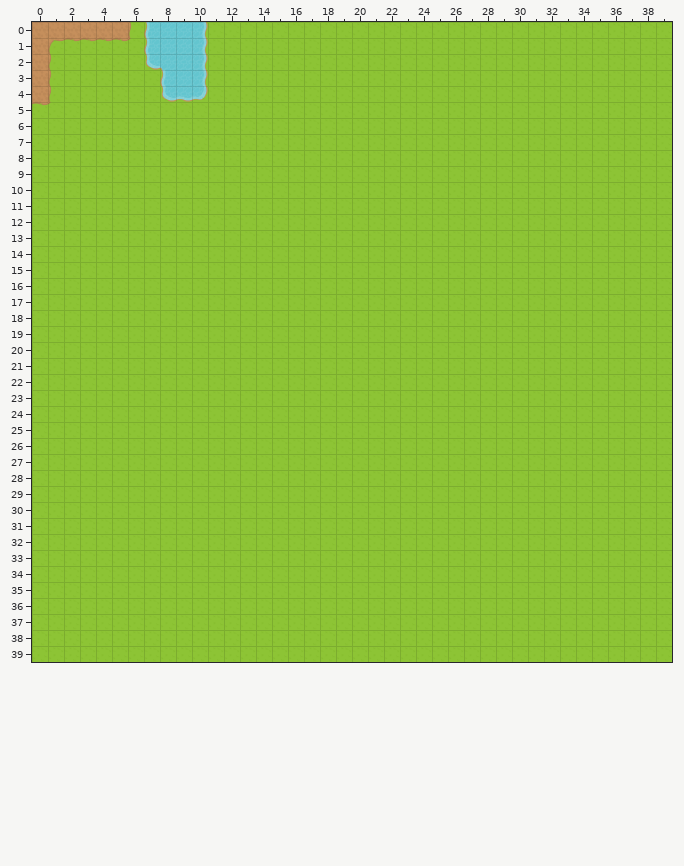
Tiled map (JSON) -- assets/maps/default.json. The first picture shows the starting point.
Cells are 64x64 px. Shown: x 0..39, y 0..39.
Now the later version:
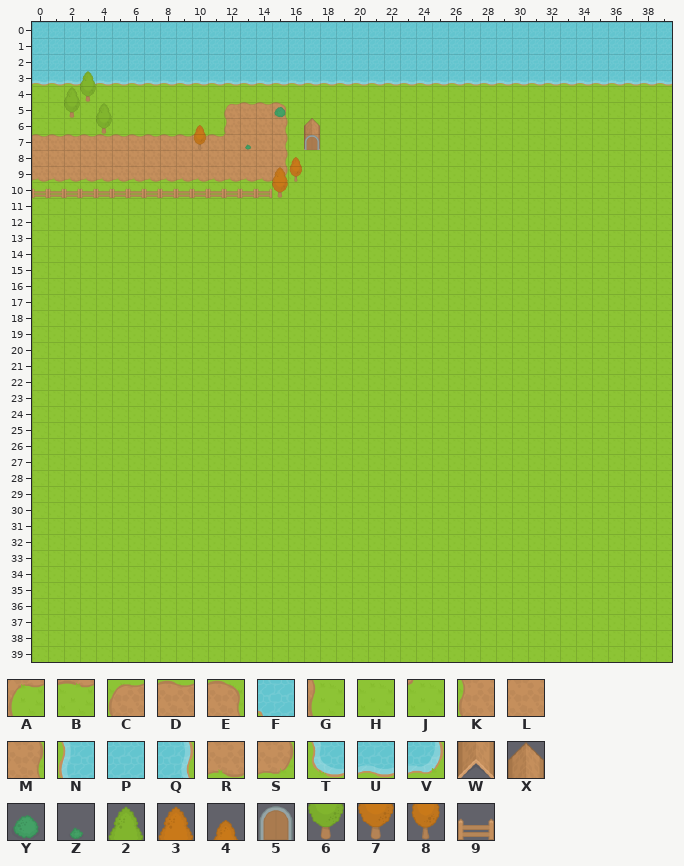
Key: from "tiles": A 0, B 1, C 5, D 6, E 7, F 14, G 20, H 21, J 24, K 25, L 26, M 27, N 30, P 31, Q 32, R 46, S 47, T 50, U 51, V 52, W 124, X 126, Y 184, Z 185, 2 200, 3 202, 4 203, 5 219, 6 220, 7 222, 8 223, 9 246.
_ is an empty cell.
Tiles of an added or newly shown layer are drawn over the layers below it.
Change:
Layer "terrain":
y 0: x 0..7 LLLLLLGN -> PPPPPPPP; x 10..39 QHHHHHHHHHHHHHHHHHHHHHHHHHHHHH -> PPPPPPPPPPPPPPPPPPPPPPPPPPPPPP
y 1: x 0..7 LABBBBJN -> PPPPPPPP; x 10..39 QHHHHHHHHHHHHHHHHHHHHHHHHHHHHH -> PPPPPPPPPPPPPPPPPPPPPPPPPPPPPP
y 2: x 0..8 LGHHHHHTF -> PPPPPPPPP; x 10..39 QHHHHHHHHHHHHHHHHHHHHHHHHHHHHH -> PPPPPPPPPPPPPPPPPPPPPPPPPPPPPP
y 3: x 0..39 LGHHHHHHNPQHHHHHHHHHHHHHHHHHHHHHHHHHHHHH -> UUUUUUUUUUUUUUUUUUUUUUUUUUUUUUUUUUUUUUUU
y 4: x 0..1 LG -> HH; x 8..10 TUV -> HHH
y 5: x 0..1 BJ -> HH
Layer "foreground" (added):
y 3: x 3 _ -> 2
y 4: x 2..3 __ -> 26
y 5: x 2 _ -> 6; x 4 _ -> 2; x 12..15 ____ -> CDDE
y 6: x 4 _ -> 6; x 12..15 ____ -> KLLM; x 17 _ -> X
y 7: x 0..15 ________________ -> DDDDDDDDDDDDLLLM; x 17 _ -> W
y 8: x 0..15 ________________ -> LLLLLLLLLLLLLLLM
y 9: x 0..15 ________________ -> RRRRRRRRRRRRRRRS
Layer "structures" (added):
y 5: x 15 _ -> Y
y 6: x 10 _ -> 4
y 7: x 10 _ -> 8; x 13 _ -> Z; x 17 _ -> 5
y 8: x 16 _ -> 4
y 9: x 15..16 __ -> 38
y 10: x 0..15 ________________ -> 9999999999999997
